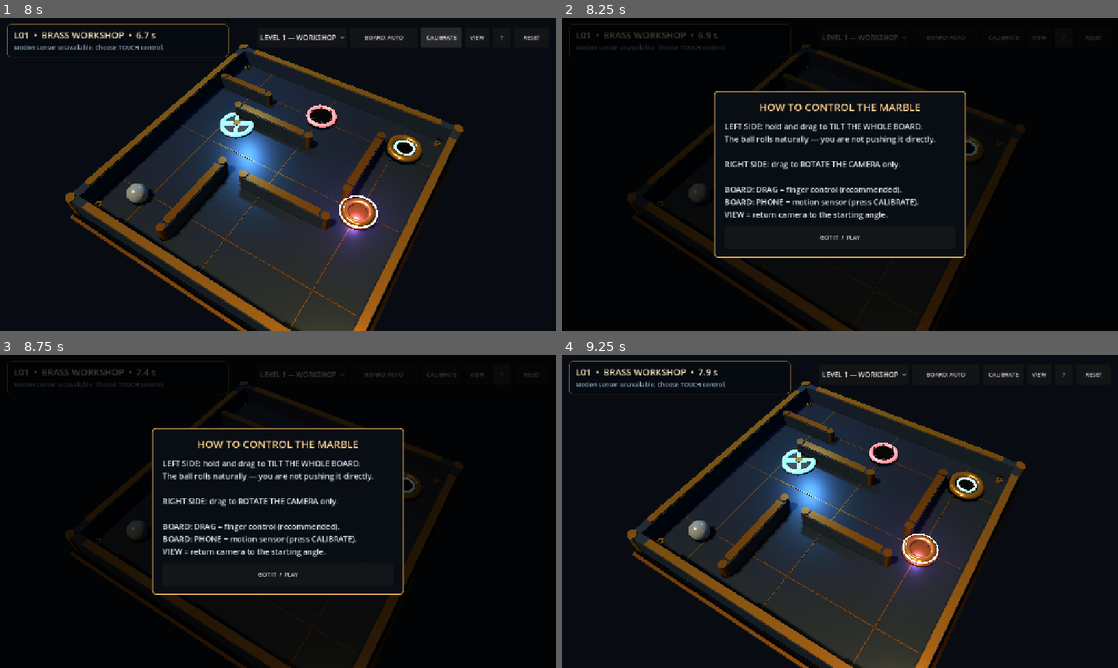
Above: before the commit, frames 1-4 (two rows, left to right).
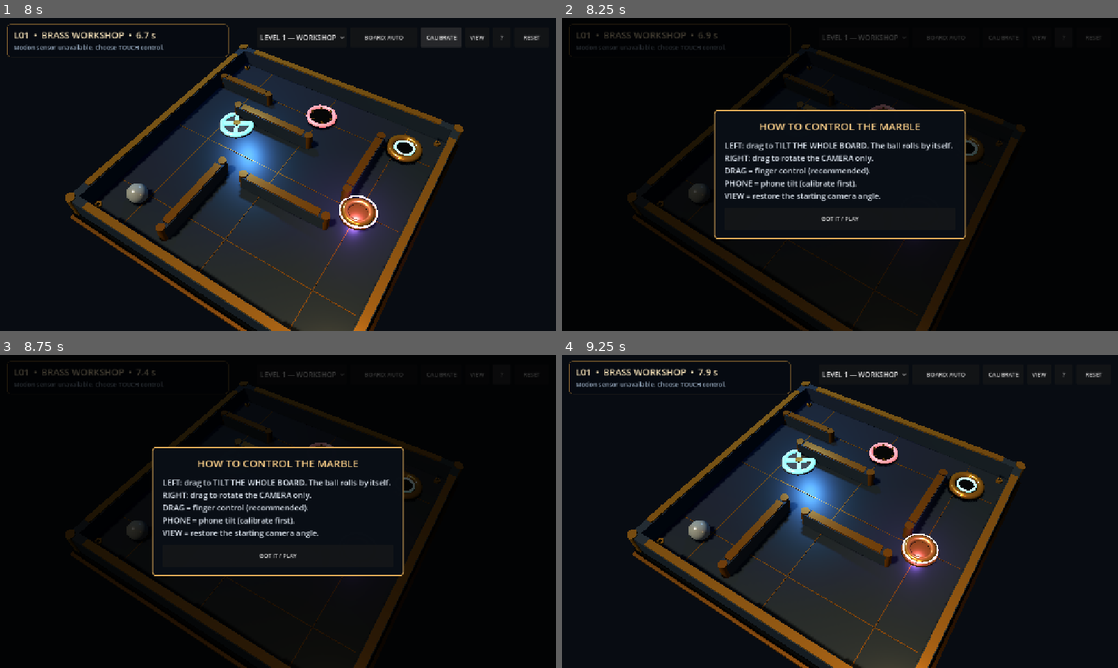
Above: after the commit, the same moments.

Repository: kirilsjanssen/marble-labyrinth
Game: Godot game, scene res://scenes/main.tscn
Two runs of this game, one before a commit and one after it. Both use one fixed random seed, a clock stepped at 60 frames per second and the inputs below.
Inputs:
- Up to frame 1 (8 s): click "VIEW" at 0.5 s; click "RESET" at 1.25 s; click "LEVEL 1 — WORKSHOP" at 2 s; click "LEVEL 1 — WORKSHOP" at 2.75 s; click "BOARD: AUTO" at 3.5 s; click "LEVEL 1 — WORKSHOP" at 4.25 s; click "LEVEL 1 — WORKSHOP" at 5 s; click "BOARD: DRAG" at 5.75 s; click "BOARD: PHONE" at 6.5 s; click "CALIBRATE" at 7.25 s
- Up to frame 2 (8.25 s): click "?" at 8 s
- Up to frame 3 (8.75 s): no input
- Up to frame 4 (9.25 s): click "GOT IT / PLAY" at 8.75 s

Frame 1 is identical in both runs. In frame 2, 5.8% of the frame differs, in the area x 27-73%, y 23-77%; in frame 3, 5.8%; in frame 4, nothing differs.

Commit message:
Localize touch help in Russian German and English with clear board-vs-camera explanation

Diff:
--- a/scripts/main.gd
+++ b/scripts/main.gd
@@ -678,7 +678,7 @@
 	status_label.add_theme_color_override("font_color", Color("f3dfb6"))
 	text_stack.add_child(status_label)
 	hint_label = Label.new()
-	hint_label.text = "LEFT: TILT THE BOARD  •  RIGHT: MOVE CAMERA"
+	hint_label.text = _ui_text("LEFT: TILT BOARD  •  RIGHT: CAMERA", "СЛЕВА: НАКЛОН ДОСКИ  •  СПРАВА: КАМЕРА", "LINKS: BRETT NEIGEN  •  RECHTS: KAMERA")
 	hint_label.add_theme_font_size_override("font_size", 14)
 	hint_label.add_theme_color_override("font_color", Color("9fb3c9"))
 	text_stack.add_child(hint_label)
@@ -691,7 +691,7 @@
 	touch_help_left.visible = OS.get_name() == "Android"
 	hud_root.add_child(touch_help_left)
 	touch_help_right = Label.new()
-	touch_help_right.text = "CAMERA\nDrag to look around"
+	touch_help_right.text = _ui_text("CAMERA\nDrag to look around", "КАМЕРА\nПроведи для обзора", "KAMERA\nWischen zum Drehen")
 	touch_help_right.add_theme_font_size_override("font_size", 17)
 	touch_help_right.horizontal_alignment = HORIZONTAL_ALIGNMENT_RIGHT
 	touch_help_right.add_theme_color_override("font_color", Color("a6bad1", 0.78))
@@ -723,13 +723,13 @@
 	calibrate_button = _hud_button("CALIBRATE", Vector2(94.0, 44.0))
 	calibrate_button.pressed.connect(_on_calibrate_pressed)
 	button_row.add_child(calibrate_button)
-	view_button = _hud_button("VIEW", Vector2(55.0, 44.0))
+	view_button = _hud_button(_ui_text("VIEW", "ВИД", "ANS."), Vector2(55.0, 44.0))
 	view_button.pressed.connect(_reset_camera_view)
 	button_row.add_child(view_button)
 	help_button = _hud_button("?", Vector2(42.0, 44.0))
 	help_button.pressed.connect(_show_controls_help)
 	button_row.add_child(help_button)
-	var reset_button := _hud_button("RESET", Vector2(80.0, 44.0))
+	var reset_button := _hud_button(_ui_text("RESET", "СБРОС", "NEUSTART"), Vector2(80.0, 44.0))
 	reset_button.pressed.connect(_on_reset_pressed)
 	button_row.add_child(reset_button)
 
@@ -803,17 +803,21 @@
 	stack.add_theme_constant_override("separation", 14)
 	panel.add_child(stack)
 	var title := Label.new()
-	title.text = "HOW TO CONTROL THE MARBLE"
+	title.text = _ui_text("HOW TO CONTROL THE MARBLE", "КАК УПРАВЛЯТЬ ШАРИКОМ", "SO STEUERST DU DIE KUGEL")
 	title.horizontal_alignment = HORIZONTAL_ALIGNMENT_CENTER
 	title.add_theme_font_size_override("font_size", 24)
 	title.add_theme_color_override("font_color", Color("ffd28a"))
 	stack.add_child(title)
 	var content := Label.new()
-	content.text = "LEFT SIDE: hold and drag to TILT THE WHOLE BOARD.\nThe ball rolls naturally — you are not pushing it directly.\n\nRIGHT SIDE: drag to ROTATE THE CAMERA only.\n\nBOARD: DRAG = finger control (recommended).\nBOARD: PHONE = motion sensor (press CALIBRATE).\nVIEW = return camera to the starting angle."
+	content.text = _ui_text(
+		"LEFT: drag to TILT THE WHOLE BOARD. The ball rolls by itself.\nRIGHT: drag to rotate the CAMERA only.\nDRAG = finger control (recommended).\nPHONE = phone tilt (calibrate first).\nVIEW = restore the starting camera angle.",
+		"СЛЕВА: веди пальцем — наклоняется ВСЯ ДОСКА.\nШар катится сам, ты не толкаешь его напрямую.\nСПРАВА: веди пальцем — поворачивается только КАМЕРА.\nРЕЖИМ «ПАЛЕЦ» — рекомендуемый.\n«ТЕЛЕФОН» — наклон корпуса после калибровки.\n«ВИД» — вернуть исходную камеру.",
+		"LINKS: Mit dem Finger das BRETT NEIGEN. Die Kugel rollt selbst.\nRECHTS: Nur die KAMERA drehen.\nFINGER = empfohlen.\nHANDY = Neigungssensor (vorher kalibrieren).\nANSICHT = Kamera zurücksetzen."
+	)
 	content.add_theme_font_size_override("font_size", 18)
 	content.add_theme_color_override("font_color", Color("dde5ef"))
 	stack.add_child(content)
-	var close := _hud_button("GOT IT  /  PLAY", Vector2(210.0, 52.0))
+	var close := _hud_button(_ui_text("GOT IT / PLAY", "ПОНЯТНО / ИГРАТЬ", "VERSTANDEN / SPIELEN"), Vector2(210.0, 52.0))
 	close.pressed.connect(_close_controls_help)
 	stack.add_child(close)
 	help_overlay.hide()
@@ -838,9 +842,18 @@
 	orbit_distance = 13.6
 
 
+func _ui_text(english: String, russian: String, german: String) -> String:
+	var locale := TranslationServer.get_locale().left(2).to_lower()
+	if locale == "ru":
+		return russian
+	if locale == "de":
+		return german
+	return english
+
+
 func _update_touch_help() -> void:
 	if touch_help_left:
-		touch_help_left.text = "PHONE TILT\nDrag control off" if control_mode == ControlMode.SENSOR else "TILT THE BOARD\nBall rolls naturally"
+		touch_help_left.text = _ui_text("PHONE TILT\nFinger drag off", "НАКЛОН ТЕЛЕФОНА\nЖест слева отключён", "HANDY NEIGEN\nFingersteuerung aus") if control_mode == ControlMode.SENSOR else _ui_text("TILT THE BOARD\nBall rolls naturally", "НАКЛОН ДОСКИ\nШар катится по уклону", "BRETT NEIGEN\nKugel rollt selbst")
 	if touch_help_right:
 		touch_help_right.text = "CAMERA\nDrag to look around"
 
@@ -952,14 +965,14 @@
 	if transient_message_time > 0.0:
 		hint_label.text = transient_message
 	else:
-		hint_label.text = "BOARD TILT %+.2f / %+.2f  •  BALL ROLLS WITH GRAVITY" % [active_tilt.x, active_tilt.y] if OS.get_name() == "Android" else "Arrows / left drag: tilt the board  •  Right drag: camera"
+		hint_label.text = (_ui_text("BOARD TILT %+.2f / %+.2f", "НАКЛОН ДОСКИ %+.2f / %+.2f", "BRETTNEIGUNG %+.2f / %+.2f") % [active_tilt.x, active_tilt.y]) if OS.get_name() == "Android" else "Arrows / left drag: tilt the board  •  Right drag: camera"
 	if tilt_indicator and tilt_indicator.visible:
 		tilt_indicator.call("set_tilt", active_tilt)
 
 
 func _update_mode_button() -> void:
 	if mode_button:
-		mode_button.text = "BOARD: " + _control_mode_name()
+		mode_button.text = _ui_text("BOARD: ", "ДОСКА: ", "BRETT: ") + _control_mode_name()
 	if calibrate_button:
 		calibrate_button.visible = control_mode != ControlMode.TOUCH
 	if button_row:
@@ -969,11 +982,11 @@
 func _control_mode_name() -> String:
 	match control_mode:
 		ControlMode.TOUCH:
-			return "DRAG"
+			return _ui_text("DRAG", "ПАЛЕЦ", "FINGER")
 		ControlMode.SENSOR:
-			return "PHONE"
+			return _ui_text("PHONE", "ТЕЛЕФОН", "HANDY")
 		_:
-			return "AUTO"
+			return _ui_text("AUTO", "АВТО", "AUTO")
 
 
 func _on_goal_entered(body: Node3D) -> void:
